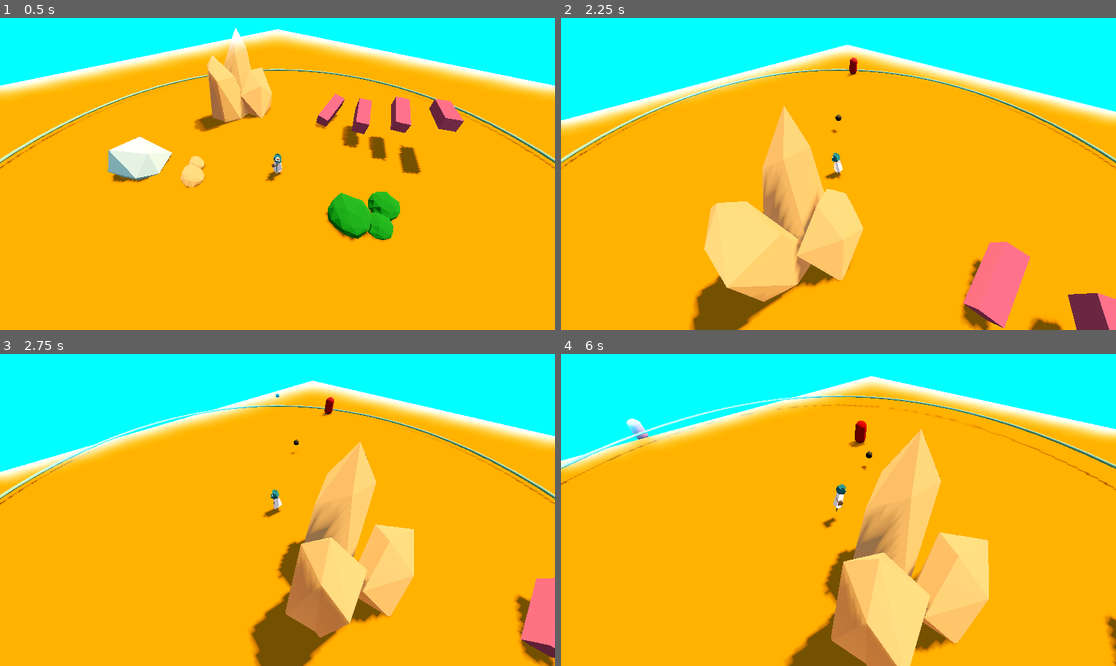
Above: before the commit, frames 1-4 (two rows, left to right).
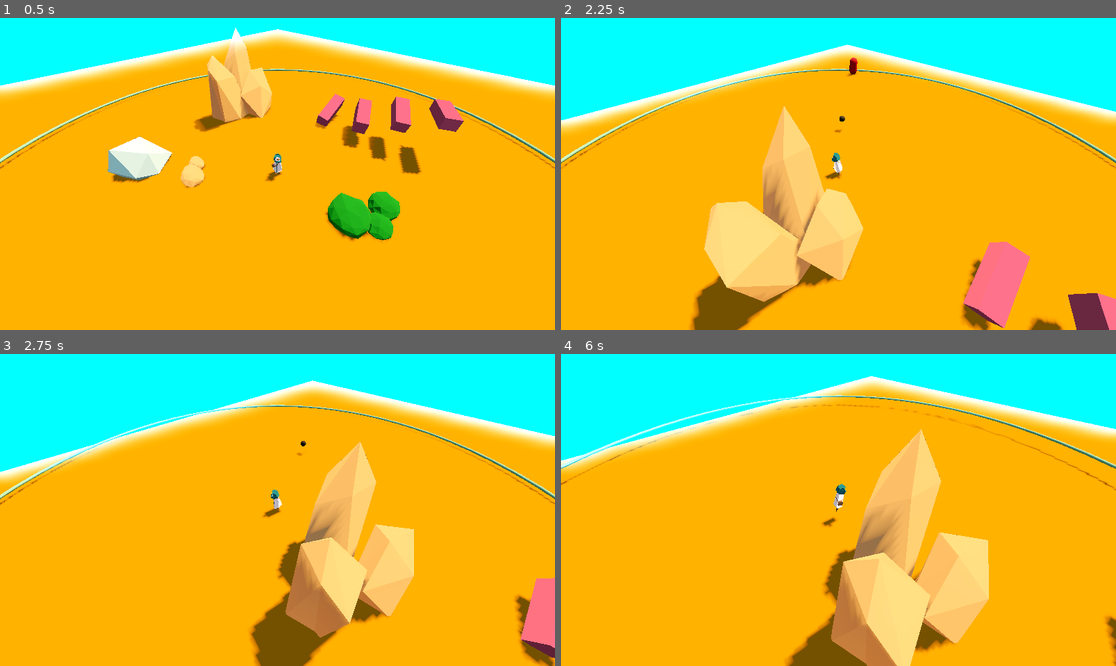
Above: after the commit, the same moments.

Repository: DeepRestGames/EcoDungeon
Game: Godot game, scene res://scenes/PrototypeScene_Weapons_01.tscn
The game is run twice, just before and just after one commit, with the same random seed, the same clock (stepped at 60 frames per second) and the same inputs. A sky picture missing from this copy of the repository is replaced by a grey-blue gradient.
Inputs (mouse positions are in pixels of both pictures, inside the frame that each line leads up to):
- Up to frame 1 (0.5 s): no input
- Up to frame 2 (2.25 s): tap Enter at 0.5 s; move the mouse to (810, 236) at 0.52 s; hold W (move_up) 0.53-2.03 s; tap Space (spacebar) at 0.6 s; move the mouse to (1005, 220) at 1.27 s; tap Mouse wheel up (zoom_in) at 1.35 s; move the mouse to (672, 127) at 2.02 s; hold A (move_left) from 2.03 s (still down); hold Mouse wheel down (zoom_out) from 2.03 s (still down)
- Up to frame 3 (2.75 s): keep holding A (move_left); keep holding Mouse wheel down (zoom_out)
- Up to frame 4 (6 s): move the mouse to (866, 510) at 2.77 s; release Mouse wheel down (zoom_out) at 2.78 s; tap Space (spacebar) at 2.85, 5.1 s; move the mouse to (755, 432) at 3.52 s; release A (move_left) at 3.53 s; hold S (move_down) 3.53-4.28 s; hold Mouse wheel up (zoom_in) 3.53-4.28 s; move the mouse to (960, 494) at 4.27 s; hold D (move_right) 4.28-5.03 s; tap Mouse wheel down (zoom_out) at 4.35 s; move the mouse to (727, 525) at 5.02 s; hold W (move_up) 5.03-5.78 s; move the mouse to (894, 441) at 5.77 s; hold D (move_right) from 5.78 s (still down); tap Mouse wheel up (zoom_in) at 5.85 s

Frame 1 is identical in both runs. In frame 2, less than 0.1% of the frame differs, in the area x 48-52%, y 30-51%; in frame 3, 0.1%; in frame 4, 0.5%, in the area x 11-57%, y 20-56%.

Commit message:
Homing projectiles

Diff:
--- a/scripts/Projectile.gd
+++ b/scripts/Projectile.gd
@@ -4,13 +4,15 @@
 var bullet_velocity: float
 var current_damage: float
 var projectile_lifetime: float
+var enemy_to_follow: EnemyBase
 
 @onready var collision_shape = $CollisionShape3D
 
-func assign_values(speed, dmg, lifetime):
+func assign_values(speed, dmg, lifetime, enemy):
 	bullet_velocity = speed
 	current_damage = dmg
 	projectile_lifetime = lifetime
+	enemy_to_follow = enemy
 
 func _physics_process(delta):
 	projectile_lifetime -= delta
@@ -18,6 +20,7 @@
 		destroy()
 	else:
 		var collision = move_and_collide(-delta * bullet_velocity * transform.basis.z)
+
 		if collision:
 			# Get the collider that has triggered collision and perform actions
 			var collider = collision.get_collider()
@@ -25,6 +28,10 @@
 				# Get damage component and round if needed
 				deal_damage(collider)
 			destroy()
+		else:
+	 		# TODO: less homing?
+			if enemy_to_follow != null:
+				look_at(enemy_to_follow.global_position, Vector3.UP)
 
 func deal_damage(collider: EnemyBase):
 	var damage_value = current_damage
--- a/scripts/weapons/BaseWeapon.gd
+++ b/scripts/weapons/BaseWeapon.gd
@@ -31,13 +31,14 @@
 	pass # TODO: to scale damage of projectiles
 
 
-func _on_weapon_range_area_found_enemies(enemy_pos):
+func _on_weapon_range_area_found_enemies(enemy):
 	if fire_cooldown.is_stopped():
 		var shoot_origin = player.bullet_origin.global_transform.origin
 		# Spawn and shoot bullet
 		var bullet = bullet_instance.instantiate()
-		bullet.assign_values(bullet_velocity, current_damage, projectile_lifetime)
+		# TODO: assign enemy instance instead
+		bullet.assign_values(bullet_velocity, current_damage, projectile_lifetime, enemy)
 		get_parent().add_child(bullet, true)
 		bullet.global_transform.origin = shoot_origin
-		bullet.look_at(enemy_pos, Vector3.UP)
+		bullet.look_at(enemy.global_position, Vector3.UP)
 		fire_cooldown.start()
--- a/scripts/weapons/WeaponRangeArea.gd
+++ b/scripts/weapons/WeaponRangeArea.gd
@@ -9,6 +9,6 @@
 	if enemies_in_range.size() > 0:
 		# TODO: specify which one; closest?
 		var target_enemy = enemies_in_range.front()
-		var closest_enemy = target_enemy.global_position
+		#var closest_enemy =
 		#look_at(target_enemy.global_position)
-		found_enemies.emit(closest_enemy)
+		found_enemies.emit(target_enemy)
